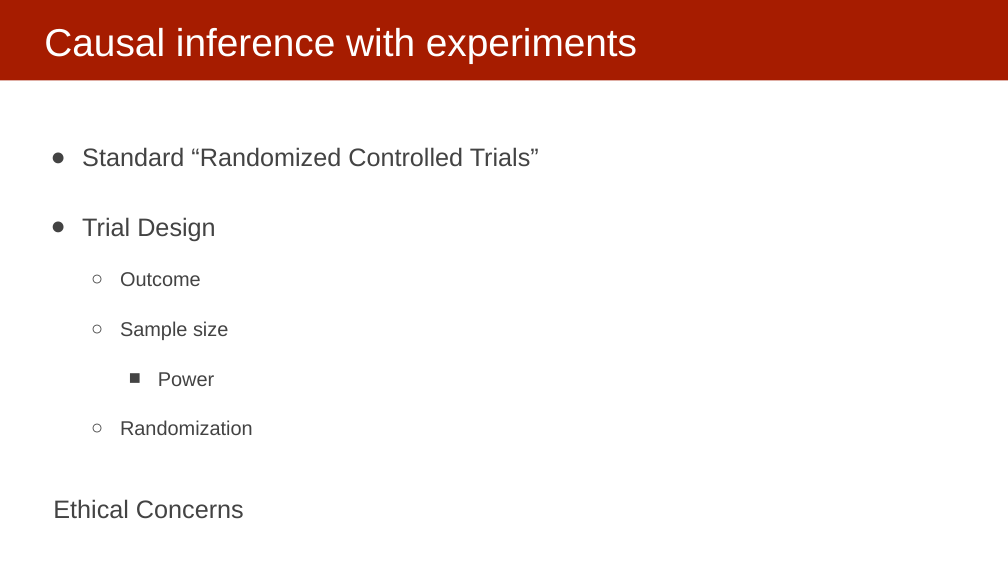
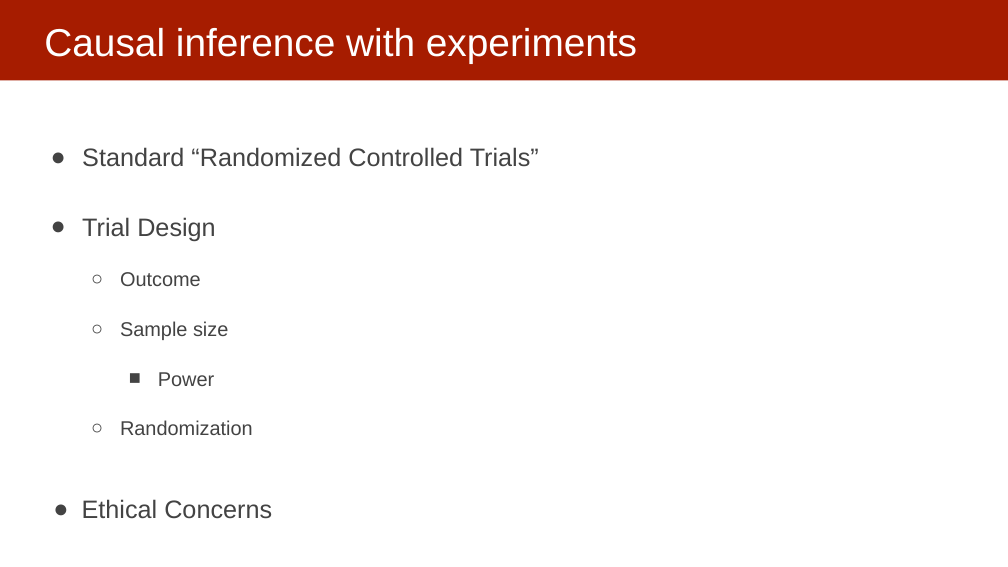
Before and after one commit to dssg/mlforpublicpolicylab, a slide deck: slide 20 of 14 - Causality and Field Validation/causal inference.pptx. Drawn at 1008x567 pixels with LibreOffice and Linux fonts; fonts in the diff are those of the drawing. Boxes give left, top, right and bottom in pixels: in the first picture for what was removed or moved away, otherwise in the second. Text is boxed around its words. In the diff, an @@ line names an element or a change of style, - is before the commit and + after.

Commit message:
more causal inference slide updates

```diff
--- a/14 - Causality and Field Validation/causal inference.pptx
+++ b/14 - Causality and Field Validation/causal inference.pptx
@@ text at [82,499,272,519]: bullet none to ● @@
```
Also in this commit, not shown: 1 other slide changed.
